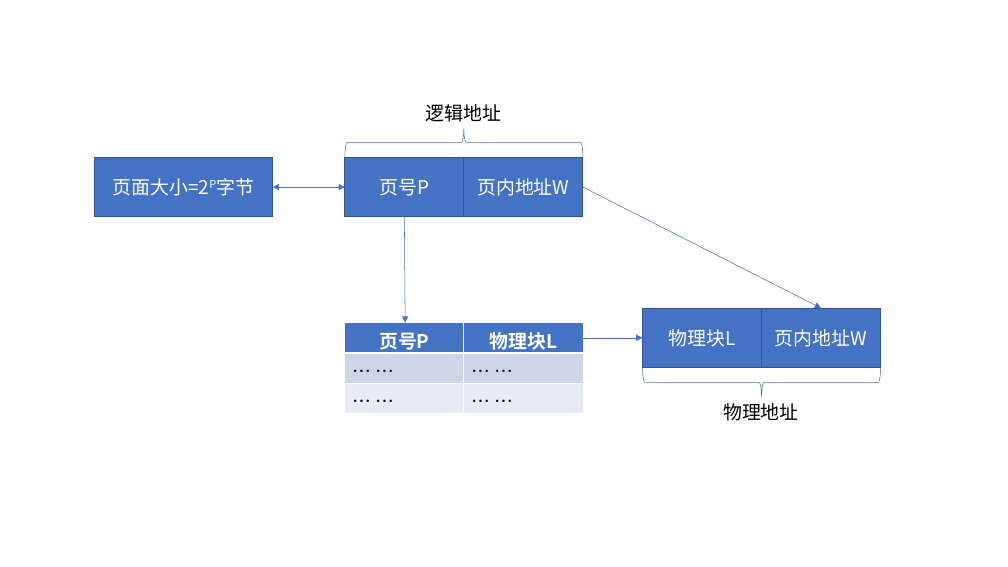
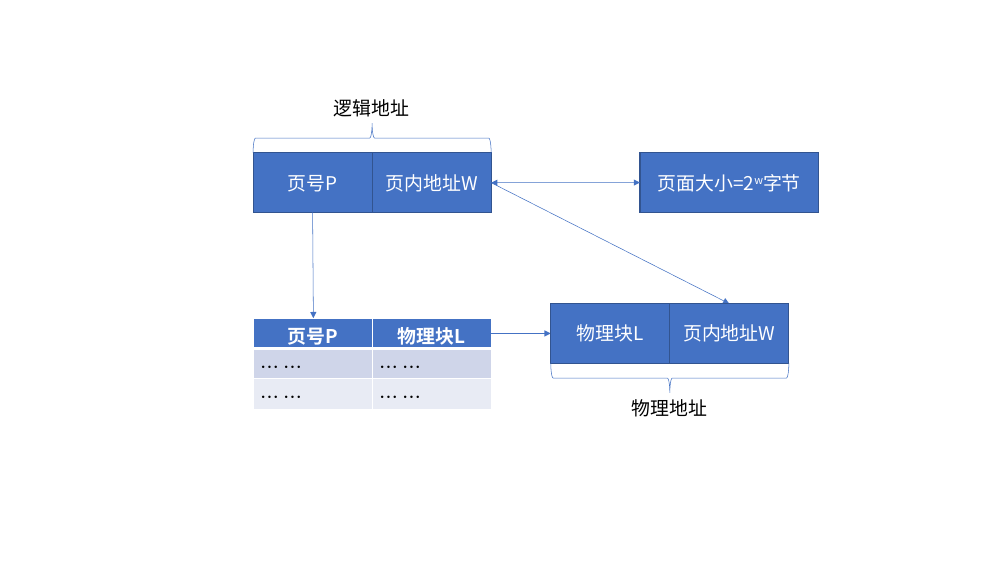
Before and after one commit to XUAN-CW/guetOS2020, a slide deck: slide 1 of 理论考试/习题解答/理论准备/4-15-logicalAddressToPhysicalAddress.pptx. Drawn at 1008x567 pixels with LibreOffice and Linux fonts; fonts in the diff are those of the drawing. Boxes give left, top, right and bottom in pixels: in the first picture for what was removed or moved away, otherwise in the second. Text is boxed around its words. In the diff, an @@ line names an element or a change of style, - is before the commit and + after.

```diff
--- a/理论考试/习题解答/理论准备/4-15-logicalAddressToPhysicalAddress.pptx
+++ b/理论考试/习题解答/理论准备/4-15-logicalAddressToPhysicalAddress.pptx
@@ rectangle "页面大小=2w字节": place and size @@
-rectangle "页面大小=2w字节" at box(94, 157, 272, 217)
+rectangle "页面大小=2w字节" at box(640, 153, 819, 212)
@@ text in rectangle at box(658, 174, 755, 192): text changed @@
-页面大小=2P字节
+页面大小=2w字节
@@ double arrow moved from (273, 188) - (345, 188) to (640, 183) - (492, 183) @@
@@ 4 rectangles, 3 arrows, 2 texts, 2 right braces, 1 table: place and size @@
-4 rectangles, 3 arrows, 2 texts, 2 right braces, 1 table at box(345, 104, 881, 421)
+4 rectangles, 3 arrows, 2 texts, 2 right braces, 1 table at box(253, 99, 789, 417)
```
Also in this commit, not shown: 1 other file.
